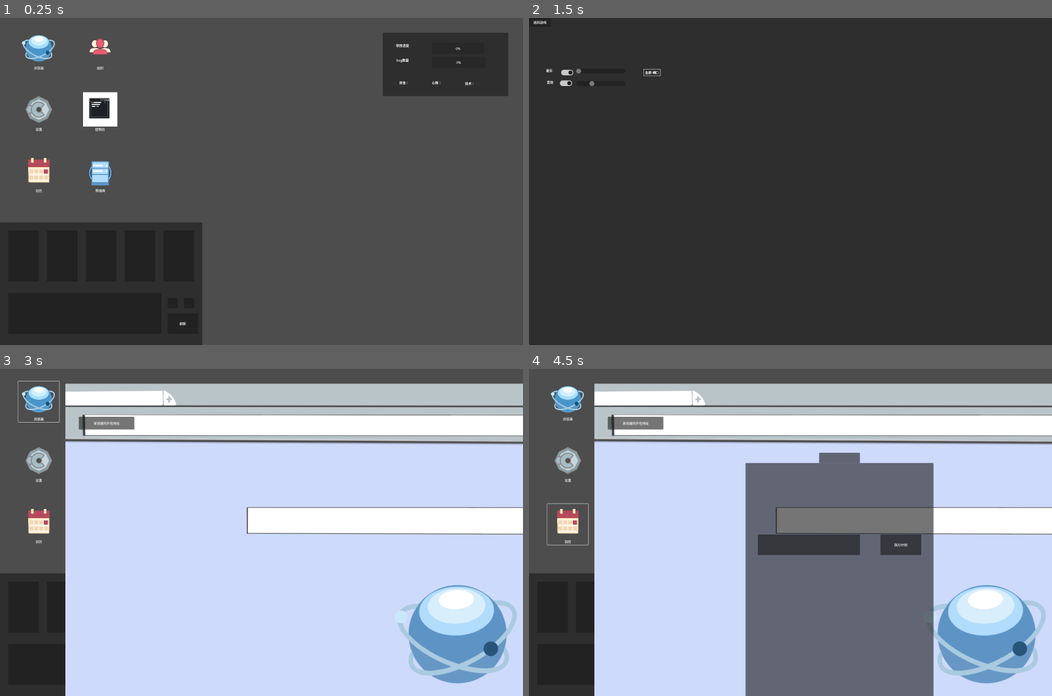
Above: before the commit, frames 1-4 (two rows, left to right).
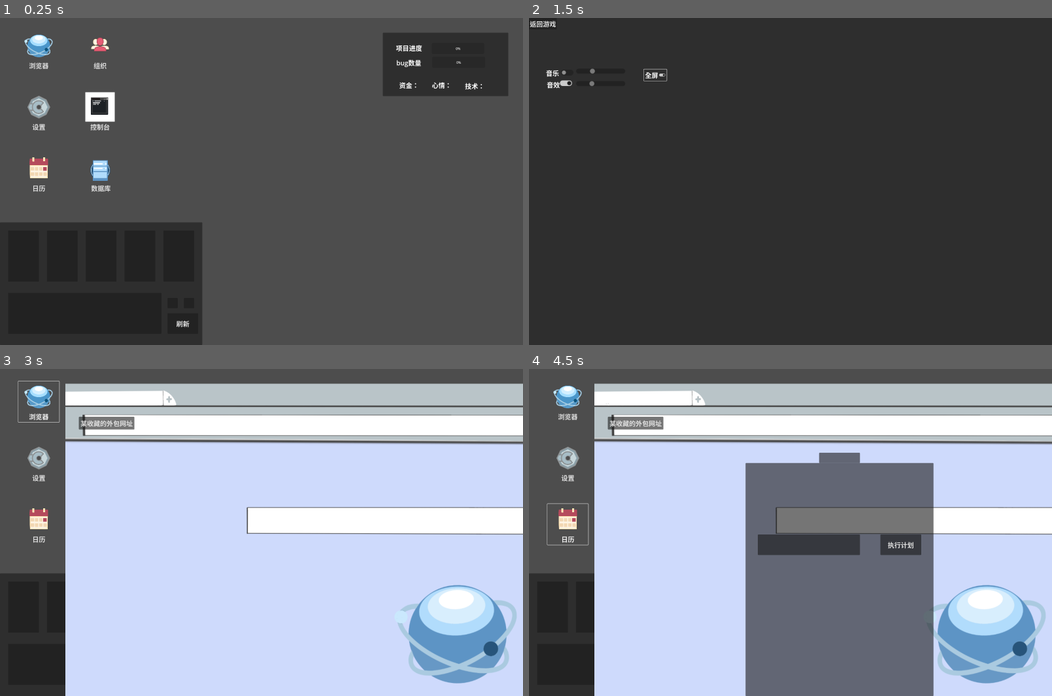
Above: after the commit, the same moments.

Repository: qfwj-lyy/DD
Game: Godot game, scene res://scenes/game_manager.tscn
The game is run twice, just before and just after one commit, with the same random seed, the same clock (stepped at 60 frames per second) and the same inputs.
Inputs (mouse positions are in pixels of both pictures, inside the frame that each line leads up to):
- Up to frame 1 (0.25 s): no input
- Up to frame 2 (1.5 s): click "设置" at 0.5 s; click "全屏" at 1.25 s
- Up to frame 3 (3 s): click "返回游戏" at 2 s; click "浏览器" at 2.75 s
- Up to frame 4 (4.5 s): click (795, 404) at 3.52 s; type "12" at 3.6 s; click "日历" at 4.25 s

The runs differ from the first frame. In frame 1, 1.9% of the frame differs, in the area x 4-93%, y 5-95%; in frame 2, 0.3%; in frame 3, 0.9%; in frame 4, 1.0%.

Commit message:
change main window size and debug controller mode

Diff:
--- /dev/null
+++ b/assets/global_theme.tres
@@ -0,0 +1,5 @@
+[gd_resource type="Theme" format=3 uid="uid://b37u1iu62n14s"]
+
+[resource]
+Button/font_sizes/font_size = 32
+Label/font_sizes/font_size = 32
--- a/project.godot
+++ b/project.godot
@@ -27,6 +27,10 @@
 window/stretch/mode="viewport"
 window/stretch/aspect="ignore"
 
+[gui]
+
+theme/custom="uid://b37u1iu62n14s"
+
 [input]
 
 LeftMouseDown={
--- a/scripts/game_manager.gd
+++ b/scripts/game_manager.gd
@@ -56,10 +56,14 @@
 		scale_all_nodes(child)
 # 整个软件的开始
 func _ready() -> void:
-
 	print("这是测试版。正式版需要修改存储地址")
 	print("这是测试版。正式版需要修改初始的current_scene")
 	print("测试开启了窗口置顶")
+	#get_tree().root.content_scale_size = Vector2(1,1)
+
+	DisplayServer.window_set_size(Vector2(1280 , 800))
+	DisplayServer.window_set_position(Vector2(640 , 400))
+
 	current_scene = $ComputerScene
 	G.M = self
 	inspect_data_file()
--- a/scripts/global_effect_manager/global_effect_manager.gd
+++ b/scripts/global_effect_manager/global_effect_manager.gd
@@ -2,9 +2,3 @@
 
 @onready var music_manager: Node = $MusicManager
 @onready var sound_manager: Node = $SoundManager
-
-func _ready() -> void:
-	pass
-	#get_tree().root.content_scale_size = Vector2(1,1)
-	DisplayServer.window_set_size(Vector2(1280 , 800))
-	DisplayServer.window_set_position(Vector2(640 , 400))
--- a/settings.json
+++ b/settings.json
@@ -1 +1 @@
-{"has_music":true,"has_sound":true,"music_volume":0.0,"sound_volume":0.3}
+{"has_music":false,"has_sound":true,"music_volume":0.3125,"sound_volume":0.3}
